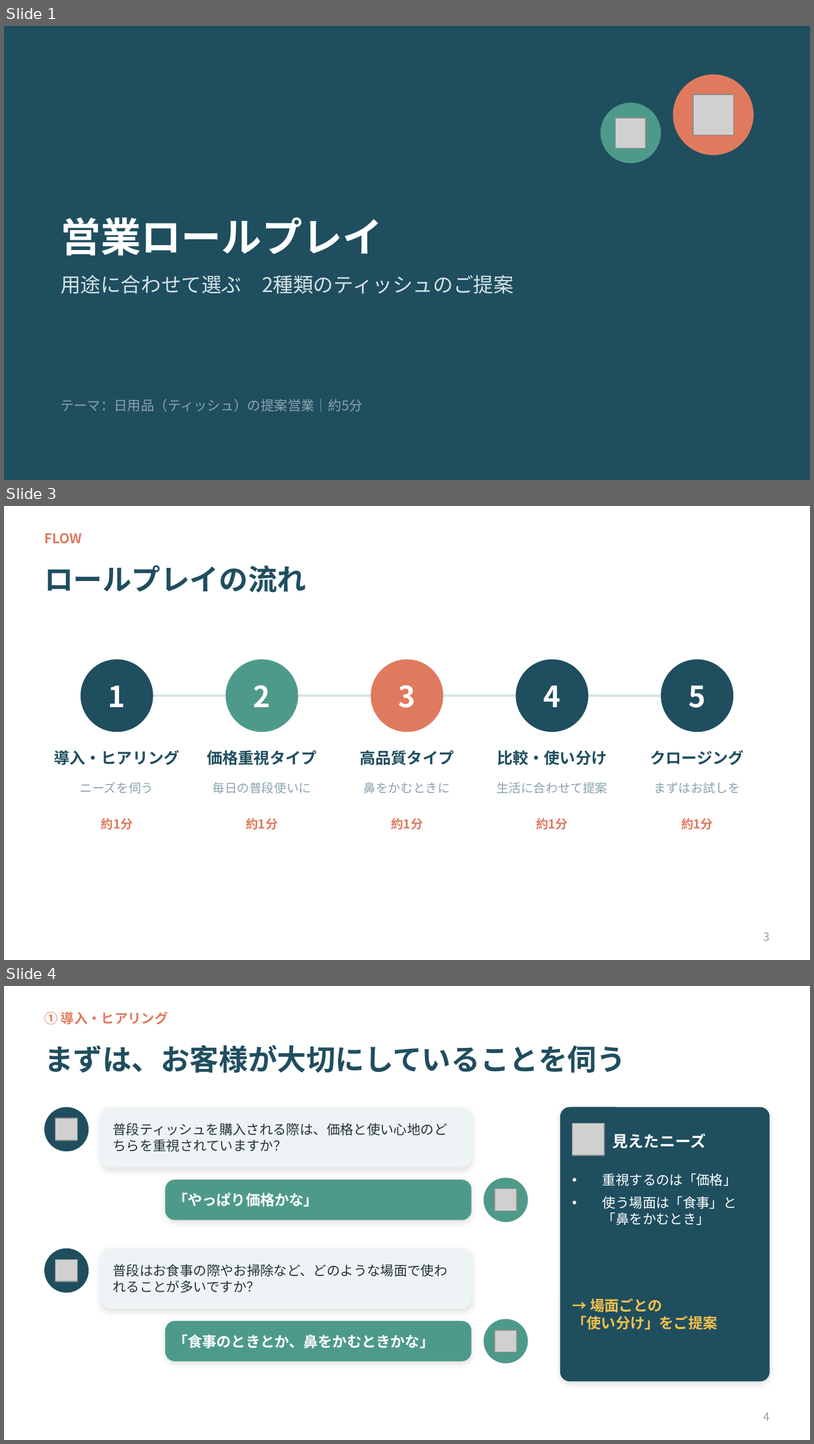
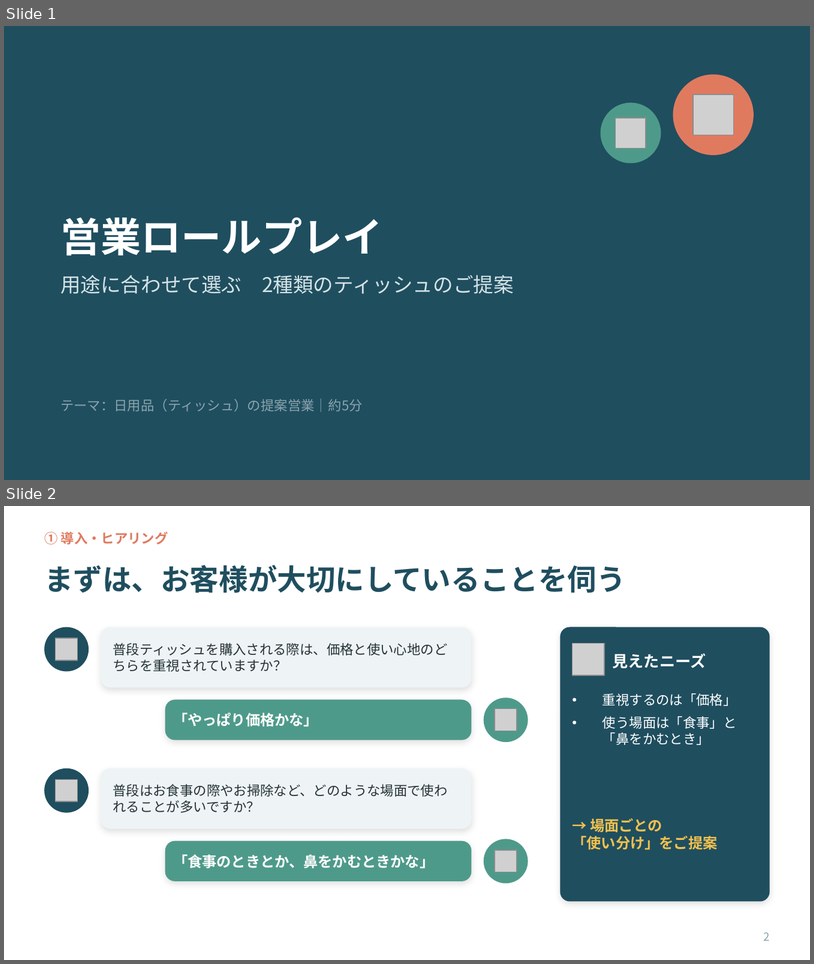
Before and after one commit to ha19870907-a11y/turbo-disco, a slide deck: tissue_sales_roleplay.pptx. Shown one above the other, each under a label of ours: slides 1, 3 and 4 before the commit, slides 1 and 2 after it; the slides between them are not shown. The pictures are 814x1444 and 814x964 pixels, drawn with LibreOffice and Linux fonts; fonts in the diff are those of the drawing; grey boxes stand for pictures. Boxes give left, top, right and bottom in pixels: in the first picture for what was removed or moved away, otherwise in the second. Text is boxed around its words. In the diff, an @@ line names an element or a change of style, - is before the commit and + after.

```diff
--- a/tissue_sales_roleplay.pptx
+++ b/tissue_sales_roleplay.pptx
@@ slide 3 removed at bbox=[4, 506, 810, 960], background #FFFFFF @@
@@ text removed at bbox=[44, 533, 82, 544] @@
-FLOW
@@ title removed at bbox=[44, 565, 306, 592] @@
-ロールプレイの流れ
@@ ellipse removed at bbox=[81, 659, 153, 732] @@
@@ ellipse removed at bbox=[226, 659, 299, 732] @@
@@ ellipse removed at bbox=[371, 659, 443, 732] @@
@@ ellipse removed at bbox=[516, 659, 588, 732] @@
@@ ellipse removed at bbox=[661, 659, 734, 732] @@
@@ text removed at bbox=[108, 685, 126, 707] @@
-1
@@ text removed at bbox=[254, 685, 271, 707] @@
-2
@@ text removed at bbox=[399, 685, 416, 708] @@
-3
@@ text removed at bbox=[544, 685, 561, 707] @@
-4
@@ text removed at bbox=[689, 685, 706, 708] @@
-5
@@ line removed from (101, 696) to (714, 696) @@
@@ text removed at bbox=[54, 750, 179, 765] @@
-導入・ヒアリング
@@ text removed at bbox=[207, 750, 317, 765] @@
-価格重視タイプ
@@ text removed at bbox=[360, 750, 454, 765] @@
-高品質タイプ
@@ text removed at bbox=[497, 750, 607, 765] @@
-比較・使い分け
@@ text removed at bbox=[650, 750, 744, 765] @@
-クロージング
@@ text removed at bbox=[80, 782, 153, 793] @@
-ニーズを伺う
@@ text removed at bbox=[213, 782, 312, 793] @@
-毎日の普段使いに
@@ text removed at bbox=[364, 782, 450, 793] @@
-鼻をかむときに
@@ text removed at bbox=[497, 782, 608, 793] @@
-生活に合わせて提案
@@ text removed at bbox=[654, 782, 741, 793] @@
-まずはお試しを
@@ text removed at bbox=[101, 817, 132, 829] @@
-約1分
@@ text removed at bbox=[246, 817, 278, 829] @@
-約1分
@@ text removed at bbox=[391, 817, 423, 829] @@
-約1分
@@ text removed at bbox=[536, 817, 568, 829] @@
-約1分
@@ text removed at bbox=[681, 817, 713, 829] @@
-約1分
@@ page number removed at bbox=[764, 932, 770, 940] @@
-3
@@ what was slide 4 is now slide 2 @@
@@ page number at bbox=[764, 932, 770, 940]: text changed @@
-4
+2
```
Also in this commit, not shown: 1 other slide removed.
